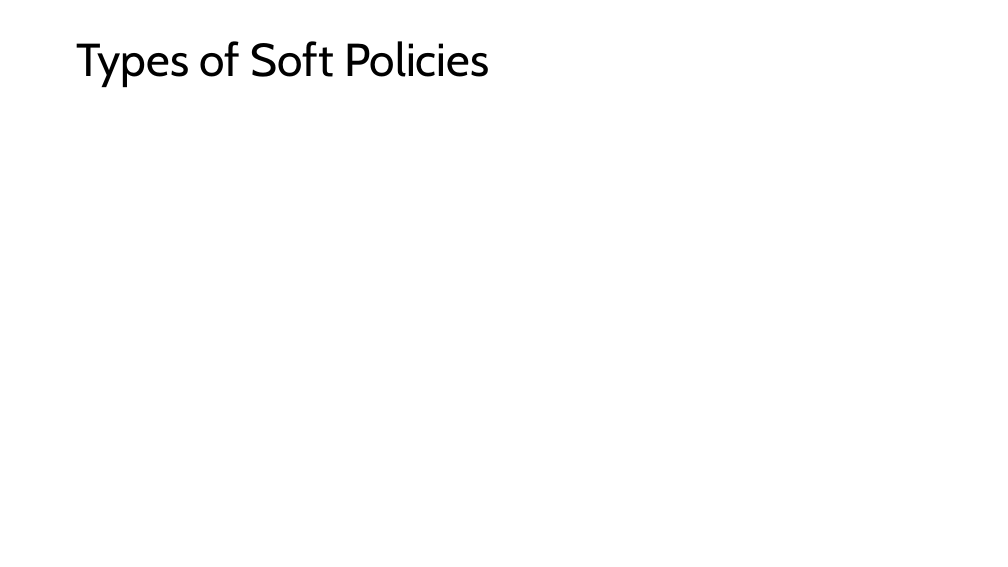
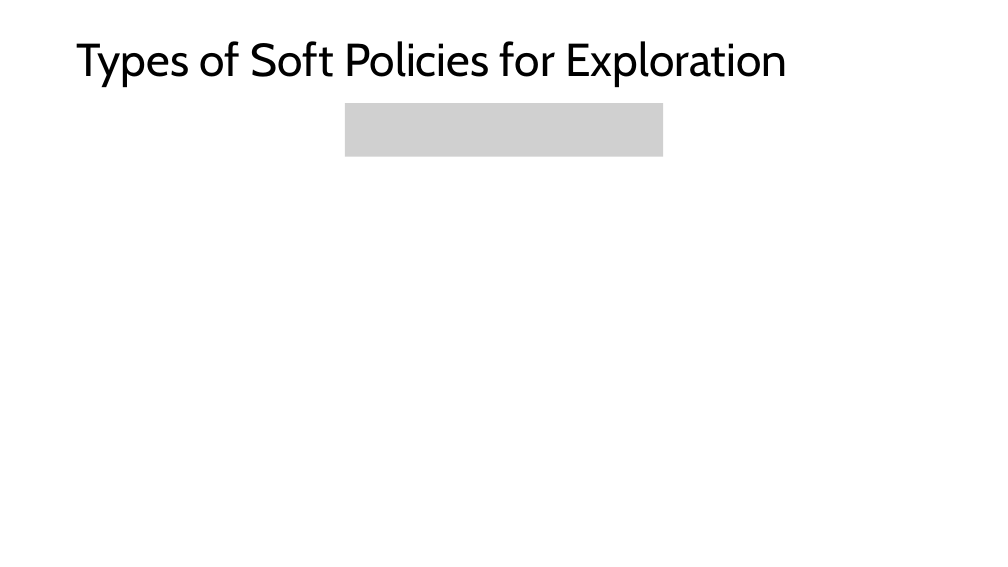
Before and after one commit to mhahsler/Introduction_to_Reinforcement_Learning, a slide deck: slide 16 of slides/Lecture_Chapter05.pptx (slide 15 before the commit). Drawn at 1008x567 pixels with LibreOffice and Linux fonts; fonts in the diff are those of the drawing; grey boxes stand for pictures. Boxes give left, top, right and bottom in pixels: in the first picture for what was removed or moved away, otherwise in the second. Text is boxed around its words. In the diff, an @@ line names an element or a change of style, - is before the commit and + after.

```diff
--- a/slides/Lecture_Chapter05.pptx
+++ b/slides/Lecture_Chapter05.pptx
@@ title at <box>77,41,787,87</box>: text changed @@
-Types of Soft Policies
+Types of Soft Policies for Exploration
@@ picture added at <box>345,103,663,157</box> @@
```
Also in this commit, not shown: 7 other slides changed, 1 slide added, 1 slide removed, 2 other files.
